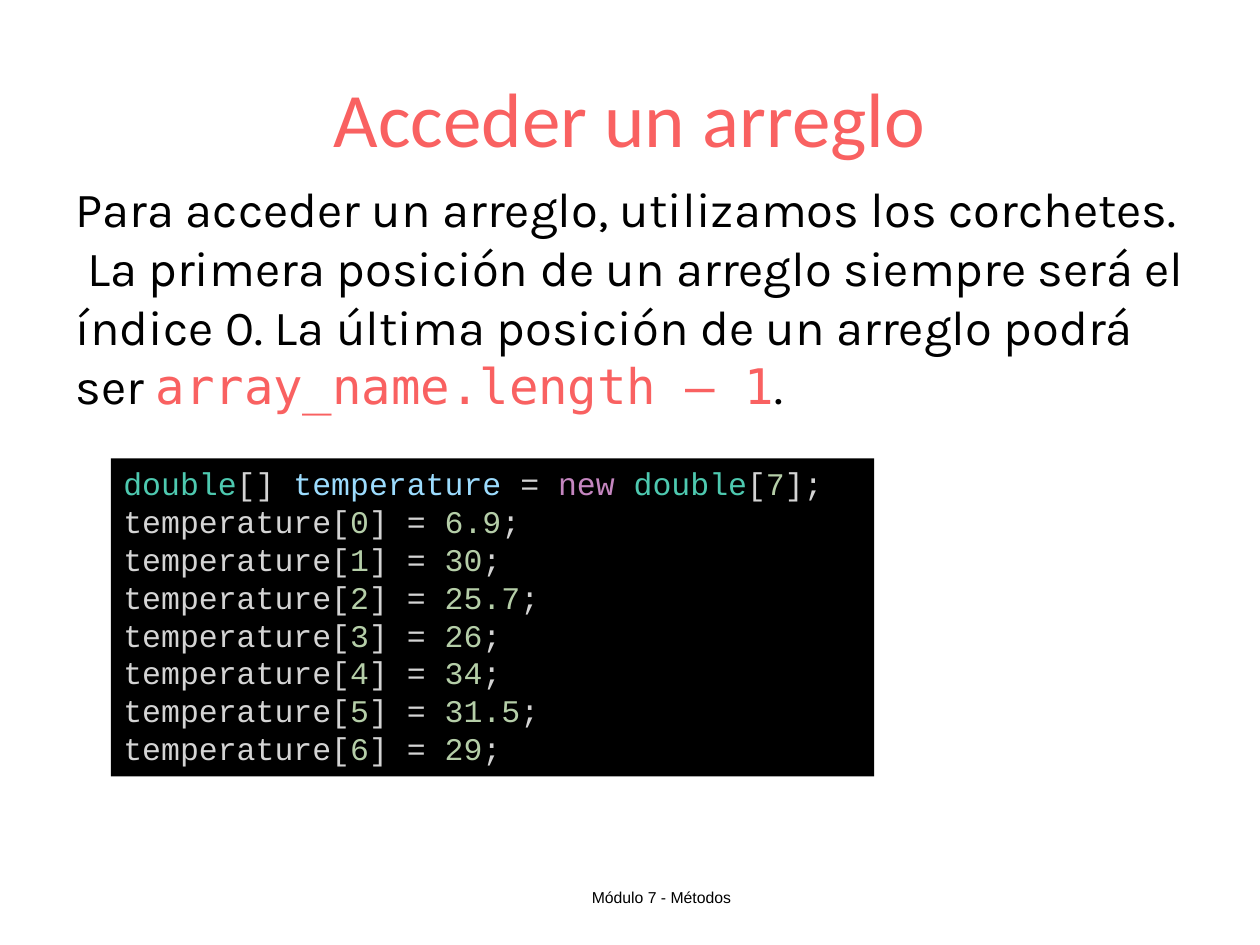
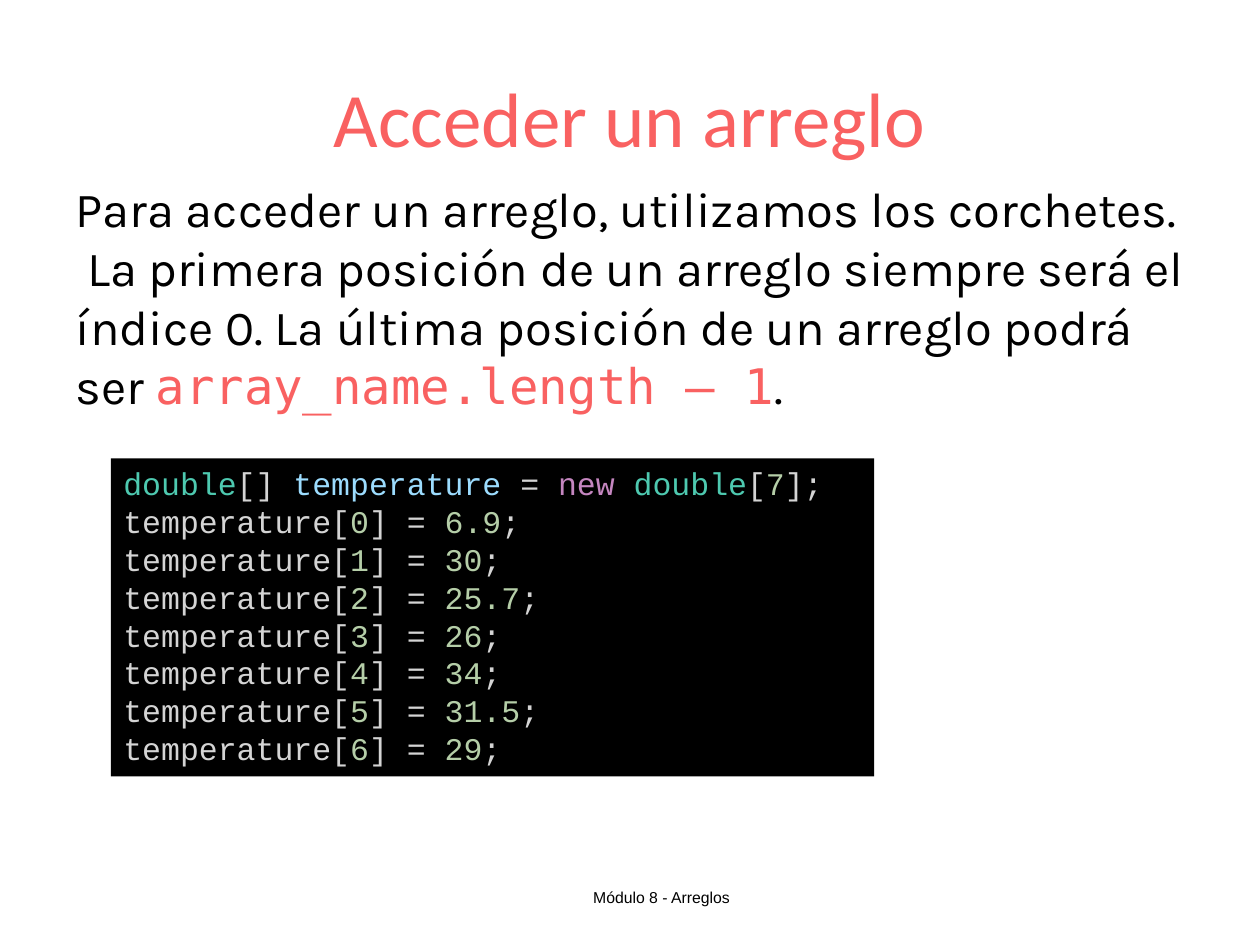
Before and after one commit to OMardil/INFO1_MOD8-Arreglos, a slide deck: slide 5 of 01 Presentacion/INFO1_MOD8-Arreglos.pptx. Drawn at 1260x945 pixels with LibreOffice and Linux fonts; fonts in the diff are those of the drawing. Boxes give left, top, right and bottom in pixels: in the first picture for what was removed or moved away, otherwise in the second. Text is boxed around its words. In the diff, an @@ line names an element or a change of style, - is before the commit and + after.

```diff
--- a/01 Presentacion/INFO1_MOD8-Arreglos.pptx
+++ b/01 Presentacion/INFO1_MOD8-Arreglos.pptx
@@ text at (593, 891, 730, 907): text changed @@
-Módulo 7 - Métodos
+Módulo 8 - Arreglos
```
Also in this commit, not shown: 8 other slides changed, 8 slides added, 3 other files.
